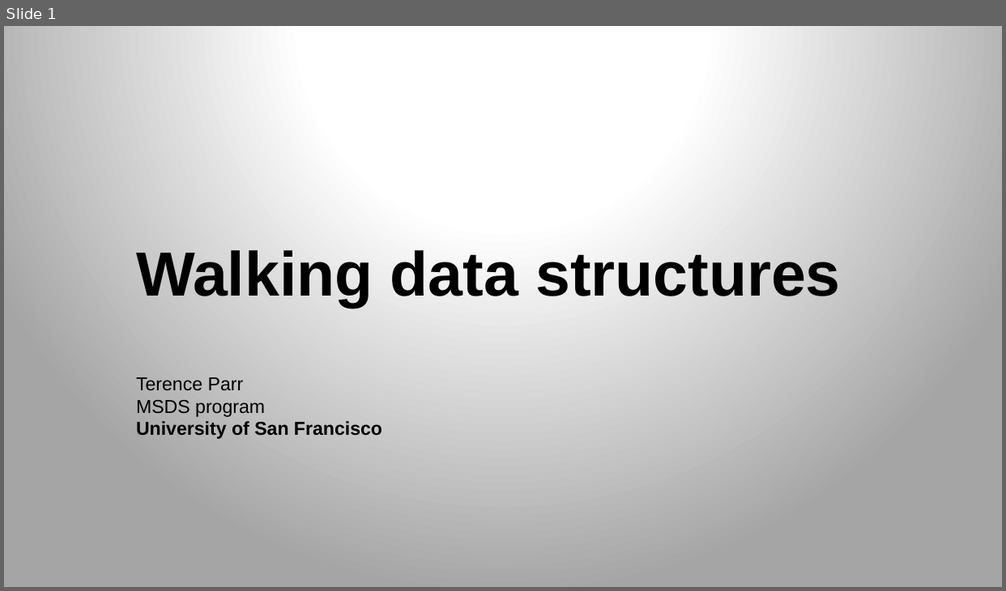
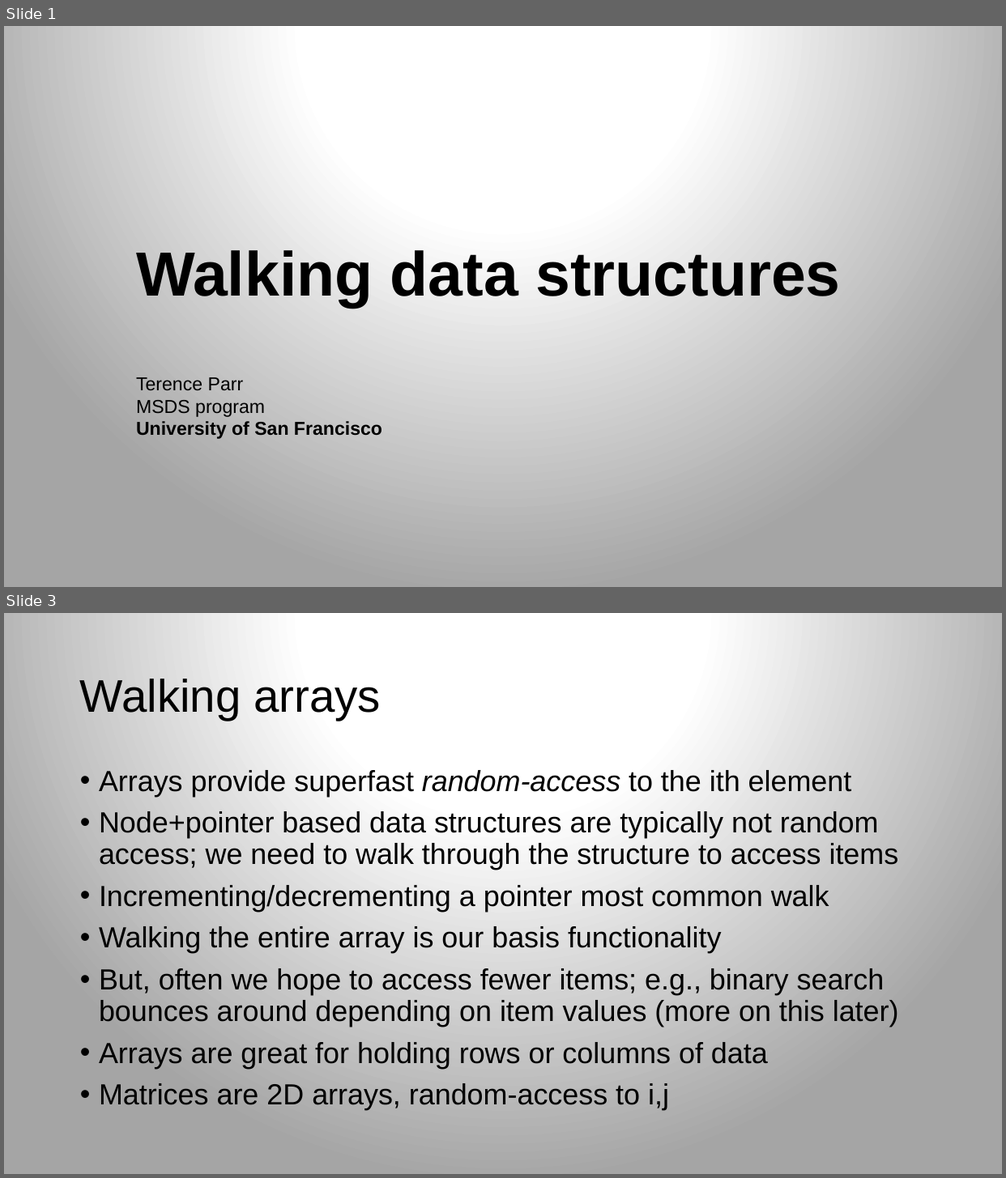
Before and after one commit to parrt/msds689, a slide deck: notes/walking-structures.pptx. Shown one above the other, each under a label of ours: slide 1 before the commit, slides 1 and 3 after it; the slides between them are not shown. The pictures are 1006x591 and 1006x1178 pixels, drawn with LibreOffice and Linux fonts; fonts in the diff are those of the drawing; background and template pictures are left out. Boxes give left, top, right and bottom in pixels: in the first picture for what was removed or moved away, otherwise in the second. Text is boxed around its words. In the diff, an @@ line names an element or a change of style, - is before the commit and + after.

```diff
--- a/notes/walking-structures.pptx
+++ b/notes/walking-structures.pptx
@@ slide 3 added at bbox=[4, 613, 1002, 1174], background gradient #FFFFFF to #A5A5A5 @@
@@ title added at bbox=[80, 679, 381, 720], 44 pt, text #000000 @@
+Walking arrays
@@ text added at bbox=[99, 770, 899, 1110], 28 pt, text #000000 @@
+• Arrays provide superfast random-access to the ith element
+• Node+pointer based data structures are typically not random access; we need to walk through the structure to access items
+• Incrementing/decrementing a pointer most common walk
+• Walking the entire array is our basis functionality
+• But, often we hope to access fewer items; e.g., binary search bounces around depending on item values (more on this later)
+• Arrays are great for holding rows or columns of data
+• Matrices are 2D arrays, random-access to i,j
```
Also in this commit, not shown: 4 slides changed, 7 other slides added, 2 slides removed, 9 other files.
